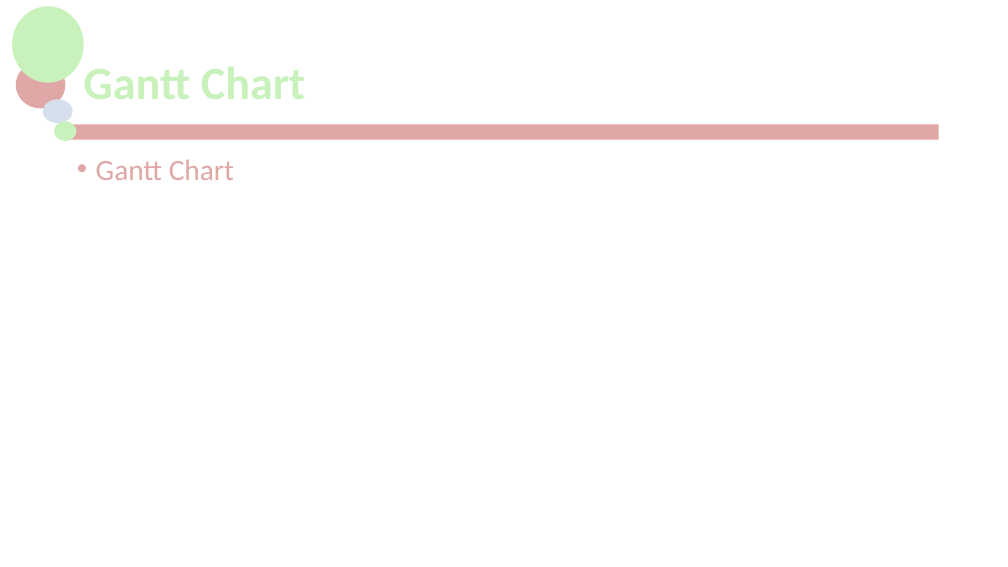
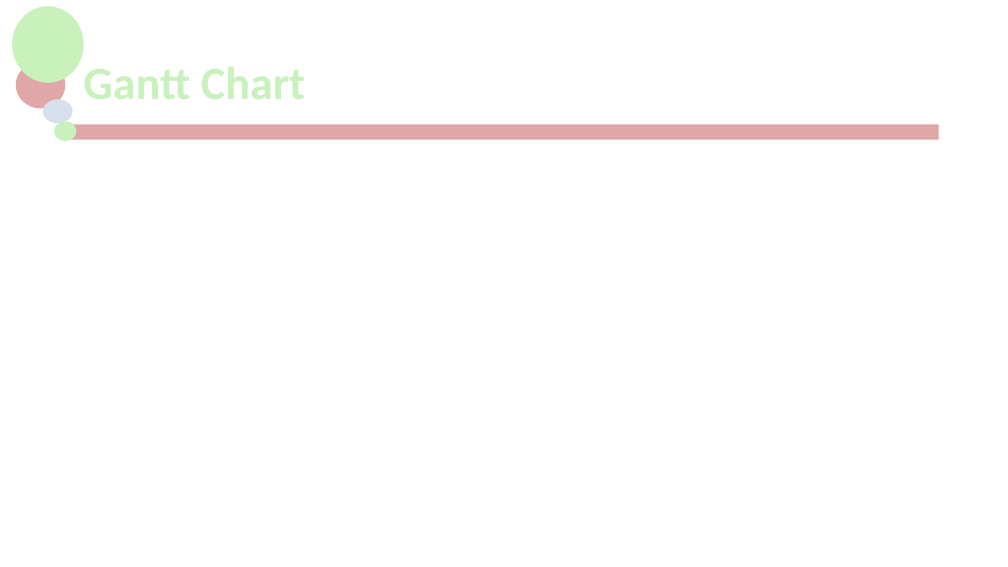
Before and after one commit to jackG97/Project, a slide deck: slide 4 of MCTV Limited.pptx. Drawn at 1008x567 pixels with LibreOffice and Linux fonts; fonts in the diff are those of the drawing; background and template pictures are left out. Boxes give left, top, right and bottom in pixels: in the first picture for what was removed or moved away, otherwise in the second. Text is boxed around its words. In the diff, an @@ line names an element or a change of style, - is before the commit and + after.

Commit message:
Added more to Presentation

```diff
--- a/MCTV Limited.pptx
+++ b/MCTV Limited.pptx
@@ text removed at bbox=[96, 160, 234, 180] @@
-• Gantt Chart
```
Also in this commit, not shown: 1 other slide changed, 1 slide added, 1 slide removed.
